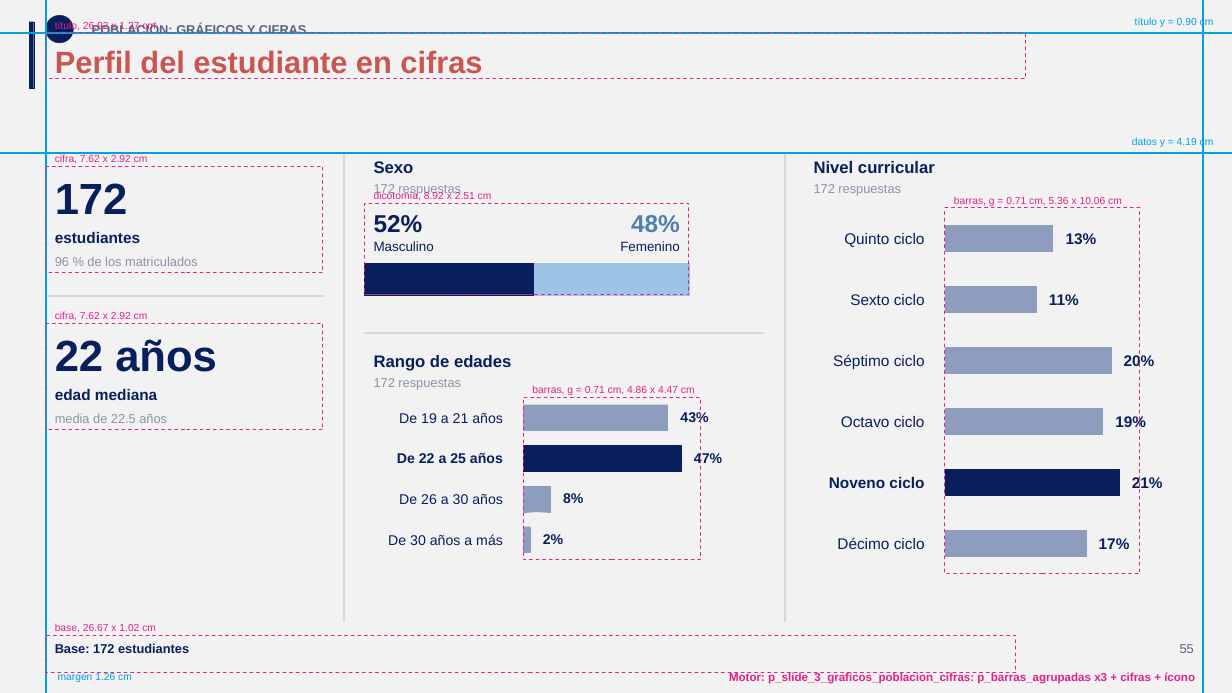
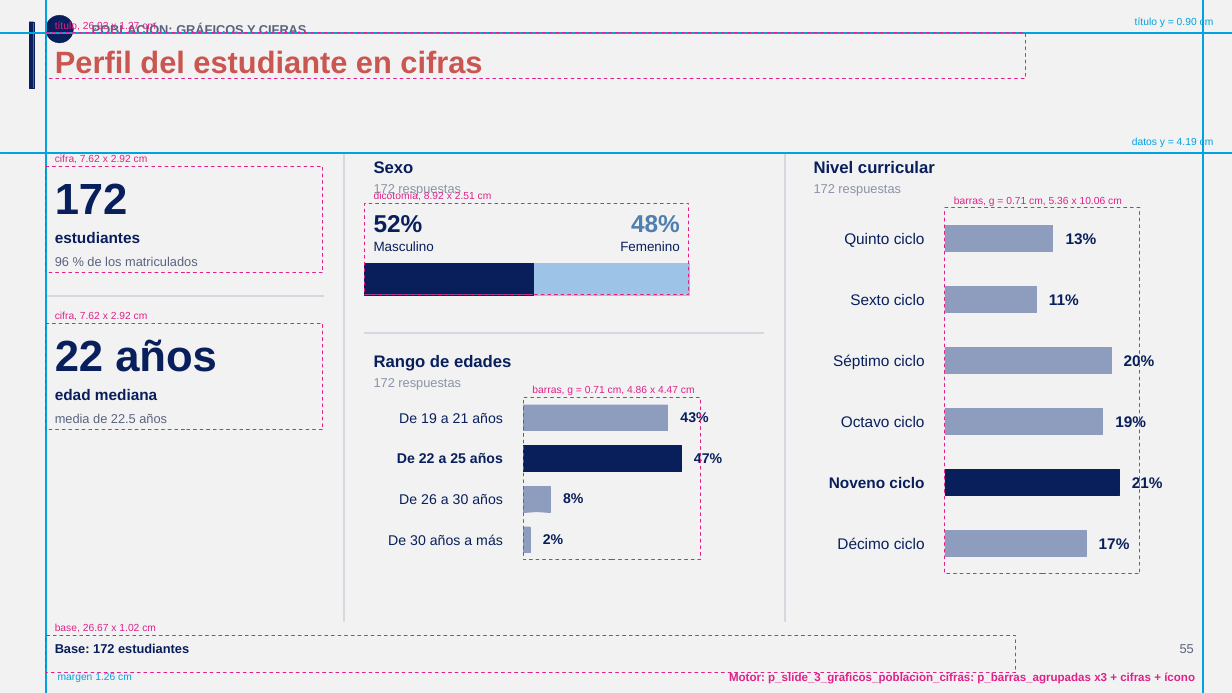
Before and after one commit to GonzaloAlmendariz/prosecnur-app, a slide deck: slide 55 of docs/qa/motor-ppt-2026-10-06/4-recetario/recetario-moderna-guias.pptx. Drawn at 1232x693 pixels with LibreOffice and Linux fonts; fonts in the diff are those of the drawing; background and template pictures are left out. Boxes give left, top, right and bottom in pixels: in the first picture for what was removed or moved away, otherwise in the second. Text is boxed around its words. In the diff, an @@ line names an element or a change of style, - is before the commit and + after.

```diff
--- a/docs/qa/motor-ppt-2026-10-06/4-recetario/recetario-moderna-guias.pptx
+++ b/docs/qa/motor-ppt-2026-10-06/4-recetario/recetario-moderna-guias.pptx
@@ text "96 % de los matriculados" at [55,256,198,266]: text colour #8A93A8 to #5A6480 @@
@@ text "media de 22.5 años" at [55,414,167,423]: text colour #8A93A8 to #5A6480 @@
```
Also in this commit, not shown: 3 other slides changed, 4 other files.
